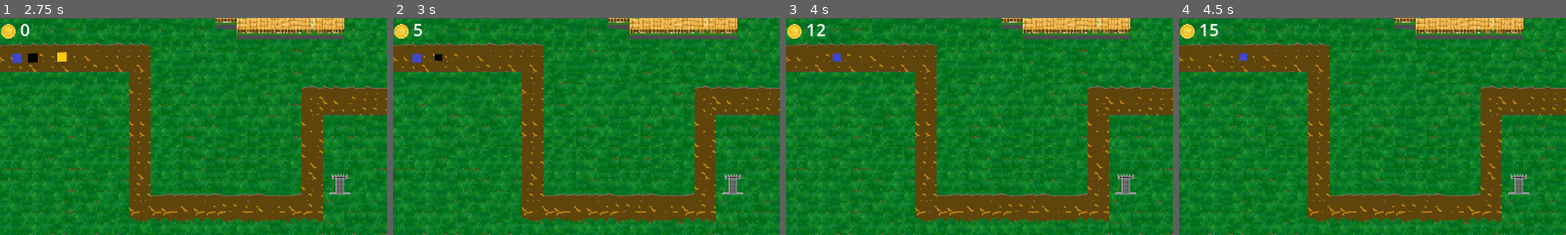
Above: before the commit, frames 1-4 (left to right).
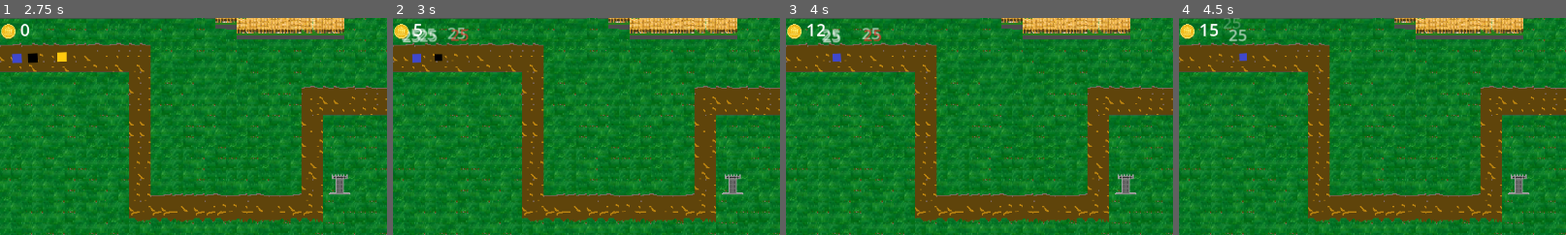
Above: after the commit, the same moments.

Repository: domasbaliunas/frontline
Game: Godot game, scene res://main_menu.tscn
Two runs of this game, one before a commit and one after it. Both use one fixed random seed, a clock stepped at 60 frames per second and the inputs below.
Inputs (mouse positions are % of the whole screen's width and height, from its top left):
- Up to frame 1 (2.75 s): click "New game" at 0.5 s; click (98, 4) at 1.25 s; click "Restart" at 2 s
- Up to frame 2 (3 s): tap Enter (ui_accept) at 2.75 s; move the mouse to (72, 45) at 2.77 s; hold Enter (ui_accept) from 2.78 s (still down)
- Up to frame 3 (4 s): move the mouse to (30, 55) at 3.52 s; release Enter (ui_accept) at 3.53 s; tap B (place_tower) at 3.6 s; tap Enter (ui_accept) at 3.77, 3.8 s
- Up to frame 4 (4.5 s): tap Enter (ui_accept) at 4.07 s; move the mouse to (60, 28) at 4.27 s; hold Enter (ui_accept) from 4.28 s (still down)
The pictures show only the part of the screen within x 0-50%, y 0-50%; the shares and areas given below are measured in that part.

Frame 1 is identical in both runs. In frame 2, 0.6% of the frame differs, in the area x 2-20%, y 4-12%; in frame 3, 0.5%; in frame 4, 0.2%.

Commit message:
SCRUM-75 Rodyti bokštų daromą žalą

Diff:
--- a/Mobs/enemy.gd
+++ b/Mobs/enemy.gd
@@ -1,5 +1,7 @@
 extends CharacterBody2D
 class_name Enemy
+
+const DAMAGE_POPUP_SCRIPT = preload("res://damage_popup.gd")
 
 @export var speed: float = 75
 @export var max_health: float = 100
@@ -34,11 +36,26 @@
 	scale = Vector2(current_scale, current_scale)
 
 func take_damage(amount: float) -> void:
+	if health <= 0 or amount <= 0:
+		return
+
 	health -= amount
+	var is_killing_blow := health <= 0
+	_spawn_damage_popup(amount, is_killing_blow)
 	print("Mob health:", health)
 
-	if health <= 0:
+	if is_killing_blow:
 		die()
+
+func _spawn_damage_popup(amount: float, is_killing_blow: bool) -> void:
+	if get_tree() == null or get_tree().current_scene == null:
+		return
+
+	var popup: DamagePopup = DAMAGE_POPUP_SCRIPT.new()
+	popup.global_position = global_position + Vector2(0, -20)
+	popup.z_index = 200
+	popup.setup(int(round(amount)), is_killing_blow)
+	get_tree().current_scene.add_child(popup)
 
 func die() -> void:
 	print("Mob died!")
--- /dev/null
+++ b/damage_popup.gd
@@ -0,0 +1,40 @@
+extends Node2D
+class_name DamagePopup
+
+@export var lifetime: float = 0.55
+@export var rise_speed: float = 85.0
+@export var font_size: int = 24
+
+var _elapsed: float = 0.0
+var _damage_text: String = ""
+var _base_color: Color = Color.WHITE
+
+func setup(damage: int, killed_enemy: bool) -> void:
+	_damage_text = str(max(damage, 0))
+	_base_color = Color(1.0, 0.2, 0.2) if killed_enemy else Color.WHITE
+	queue_redraw()
+
+func _process(delta: float) -> void:
+	_elapsed += delta
+	position += Vector2.UP * rise_speed * delta
+	queue_redraw()
+
+	if _elapsed >= lifetime:
+		queue_free()
+
+func _draw() -> void:
+	if _damage_text.is_empty():
+		return
+
+	var font := ThemeDB.fallback_font
+	if font == null:
+		return
+
+	var alpha := 1.0 - clampf(_elapsed / lifetime, 0.0, 1.0)
+	var text_size := font.get_string_size(_damage_text, HORIZONTAL_ALIGNMENT_LEFT, -1, font_size)
+	var color := _base_color
+	color.a = alpha
+
+	# draw_string uses the baseline position, so we offset by ascent.
+	var baseline := font.get_ascent(font_size) * 0.5
+	draw_string(font, Vector2(-text_size.x * 0.5, baseline), _damage_text, HORIZONTAL_ALIGNMENT_LEFT, -1, font_size, color)
Not shown, added: damage_popup.gd.uid
